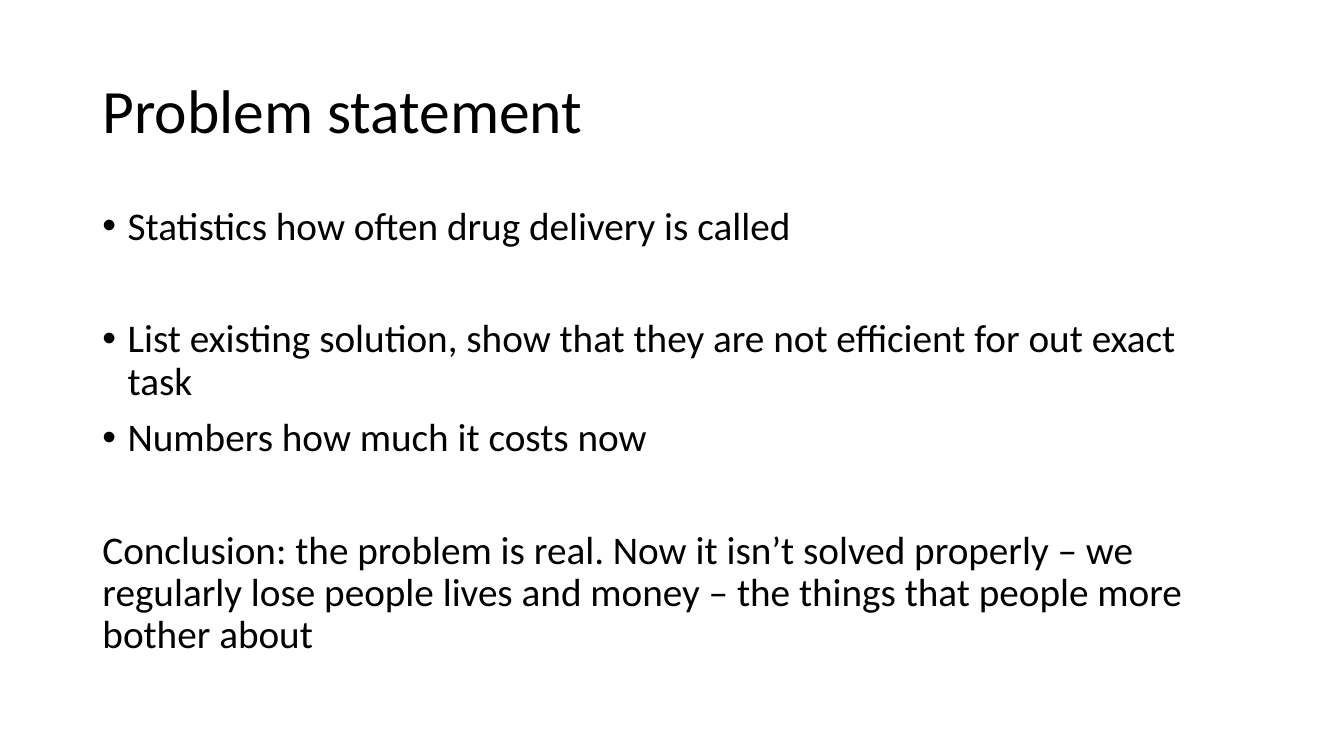
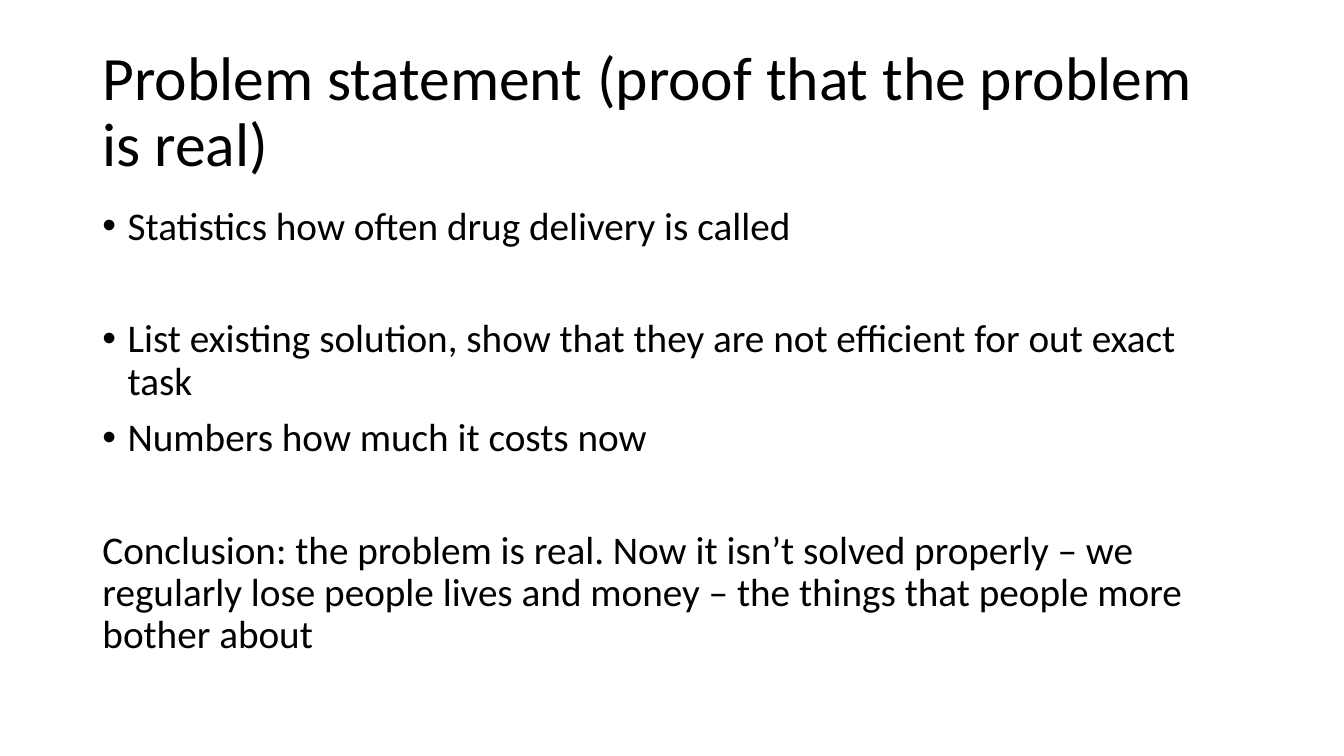
Before and after one commit to polonnikovasvetlana/SE_UAVArcticDelivery_Team5, a slide deck: slide 2 of PDR/PDR_pres.pptx (slide 3 before the commit). Drawn at 1344x756 pixels with LibreOffice and Linux fonts; fonts in the diff are those of the drawing. Boxes give left, top, right and bottom in pixels: in the first picture for what was removed or moved away, otherwise in the second. Text is boxed around its words. In the diff, an @@ line names an element or a change of style, - is before the commit and + after.

```diff
--- a/PDR/PDR_pres.pptx
+++ b/PDR/PDR_pres.pptx
@@ title at (x1=102, y1=55, x2=1192, y2=175): text changed @@
-Problem statement
+Problem statement (proof that the problem is real)
```
Also in this commit, not shown: 1 other slide changed, 4 slides added, 1 slide removed, 9 other files.
